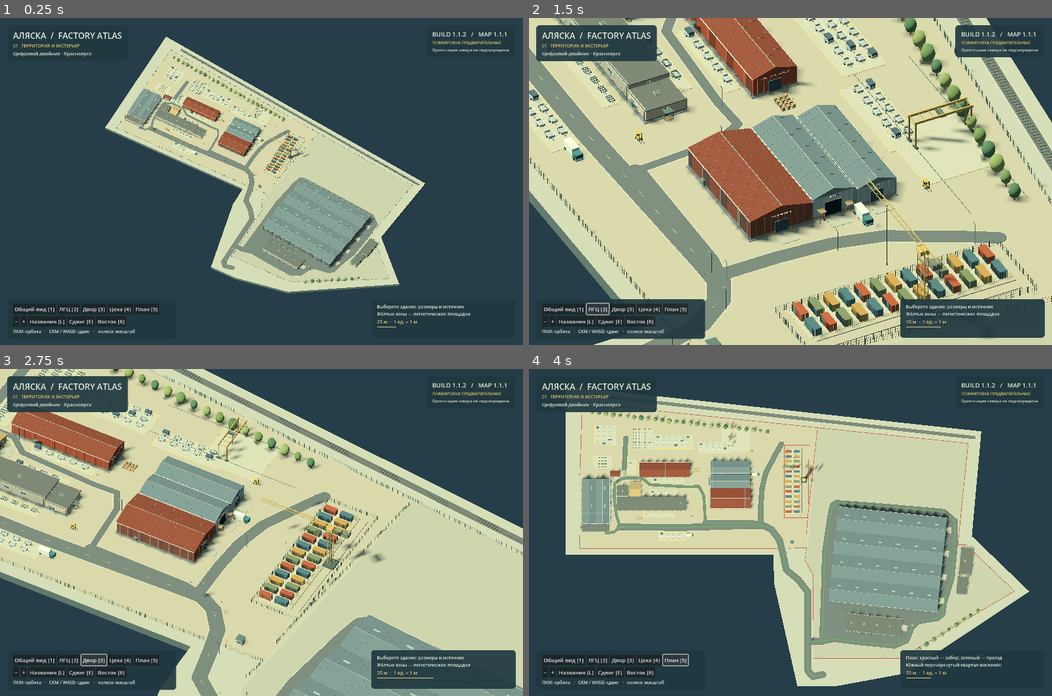
Above: before the commit, frames 1-4 (two rows, left to right).
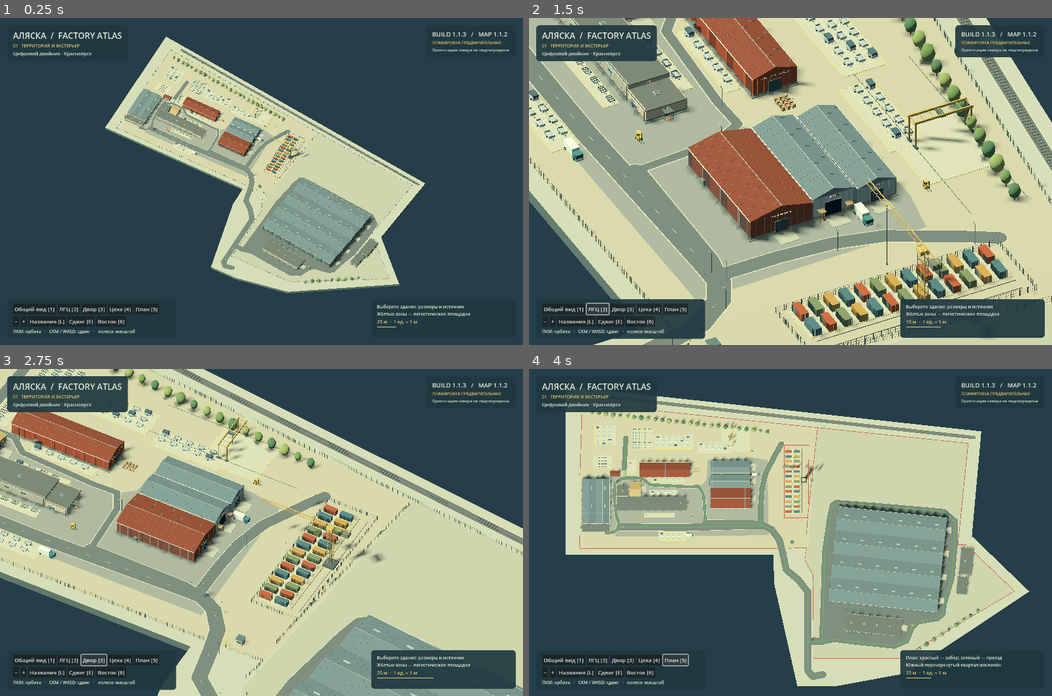
Above: after the commit, the same moments.

Repository: iliafreedive-del/gpt-factory
Game: Godot game, scene res://scenes/main.tscn
Two runs of this game, one before a commit and one after it. Both use one fixed random seed, a clock stepped at 60 frames per second and the inputs below.
Inputs:
- Up to frame 1 (0.25 s): no input
- Up to frame 2 (1.5 s): click "Общий вид [1]" at 0.5 s; click "ЛГЦ [2]" at 1.25 s
- Up to frame 3 (2.75 s): click "Двор [3]" at 2 s
- Up to frame 4 (4 s): click "Цеха [4]" at 2.75 s; click "План [5]" at 3.5 s

The runs differ from the first frame. In frame 1, 1.0% of the frame differs, in the area x 23-97%, y 4-49%; in frame 2, 11%, in the area x 0-97%, y 0-86%; in frame 3, 5.4%; in frame 4, 2.3%.

Commit message:
Compare historic satellite reference and model shared western yard surfacing

Diff:
--- a/data/site.json
+++ b/data/site.json
@@ -1,6 +1,6 @@
 {
-  "build": "1.1.2",
-  "map_version": "1.1.1",
+  "build": "1.1.3",
+  "map_version": "1.1.2",
   "units": "metres",
   "orientation": "Screen-up follows supplied 2GIS / Excel; true north unverified",
   "trace": {
@@ -1365,5 +1365,83 @@
       ]
     ]
   ],
-  "gate_note": "Gate gaps at KPP and eastern-yard entry are estimated from road widths; no fence crosses a traced driveable route."
+  "gate_note": "Gate gaps at KPP and eastern-yard entry are estimated from road widths; no fence crosses a traced driveable route.",
+  "reference_sources": [
+    {
+      "id": "historic_satellite_received_2026_10_27",
+      "type": "historic satellite crop supplied in chat",
+      "capture_date": null,
+      "received_date": "2026-10-27",
+      "georeferenced": false,
+      "scale_bar": false,
+      "use": "Qualitative check of retained roof outlines, annexes and shared yard surfacing; not a source for current inventory or new workshop absence",
+      "binary_archived": false
+    }
+  ],
+  "surfaces": [
+    {
+      "id": "western_shared_hardstanding",
+      "points": [
+        [
+          -111.02,
+          -30.612
+        ],
+        [
+          -78.367,
+          -30.612
+        ],
+        [
+          -70.612,
+          -29.796
+        ],
+        [
+          -51.429,
+          -28.98
+        ],
+        [
+          -44.082,
+          -22.857
+        ],
+        [
+          6.122,
+          -21.224
+        ],
+        [
+          12.245,
+          -26.531
+        ],
+        [
+          13.878,
+          -47.347
+        ],
+        [
+          57.143,
+          -49.796
+        ],
+        [
+          73.061,
+          -46.939
+        ],
+        [
+          74.286,
+          27.755
+        ],
+        [
+          -77.551,
+          28.98
+        ],
+        [
+          -79.592,
+          24.49
+        ],
+        [
+          -111.02,
+          24.49
+        ]
+      ],
+      "color": "#9da49b",
+      "source": "historic_satellite_received_2026_10_27; broad shared grey yard visible around assembly buildings. Polygon is proportionally placed on current annotated map, not traced from a georeferenced image.",
+      "confidence": "ОЦЕНКА · тип покрытия и современные границы не подтверждены"
+    }
+  ]
 }
--- a/docs/evidence/web-artifacts.json
+++ b/docs/evidence/web-artifacts.json
@@ -1,7 +1,7 @@
 {
   "index.html": {
     "bytes": 5417,
-    "sha256": "978c615dda4c55b0616d8b0db8905a54034ac83ae82b36988800c2c124acbacf"
+    "sha256": "8073df9963c02d75c2abb2ea7dea9307dd7184a1459c55ee177bdf61bdc2753d"
   },
   "index.js": {
     "bytes": 317142,
@@ -12,7 +12,7 @@
     "sha256": "e4a43dbae28662b2a68f6136857a94db6695430901515800b9883f6327cb7116"
   },
   "index.pck": {
-    "bytes": 68080,
-    "sha256": "b94cb148c0b6d89b452852fea7c54d4d94fd3109935539436670b4e9bb9c905e"
+    "bytes": 69920,
+    "sha256": "640284addaa2764f8c9707e906478f5dd2734e19df30e1b65ce1b8fe68b8fd0a"
   }
 }
--- a/scripts/main.gd
+++ b/scripts/main.gd
@@ -68,6 +68,8 @@
 func _grounds() -> void:
     kit.board(_points(site.presentation_outline),3.8,"#b9bdac","#617573")
     for parcel in site.parcels: kit.polygon(_points(parcel.points),0.025,parcel.color)
+    for surface in site.get("surfaces",[]):
+        kit.polygon(_points(surface.points),0.045,surface.color)
     # The presentation board is cut away at the excluded southern neighbours;
     # the exclusion polygon is data for checks only, never a rendered quarter.
     for r in site.roads:
--- a/scripts/world/industrial_kit.gd
+++ b/scripts/world/industrial_kit.gd
@@ -14,7 +14,7 @@
         m.albedo_color = Color(hex)
         m.roughness = 0.87
         m.texture_filter = BaseMaterial3D.TEXTURE_FILTER_LINEAR_WITH_MIPMAPS_ANISOTROPIC
-        if hex in ["#737f7c", "#c8c2a4", "#b9b9a4", "#c7c8b2"]:
+        if hex in ["#737f7c", "#c8c2a4", "#b9b9a4", "#c7c8b2", "#9da49b"]:
             var image := Image.create(64,64,false,Image.FORMAT_RGB8)
             var rng := RandomNumberGenerator.new()
             rng.seed = 1205
Binary file changed: docs/evidence/compact.png
Binary file changed: docs/evidence/eastern-workshop.png
Binary file changed: docs/evidence/full-site.png
Binary file changed: docs/evidence/labels.png
Binary file changed: docs/evidence/lgc-construction.png
Binary file changed: docs/evidence/loading-yard.png
Binary file changed: docs/evidence/site-plan.png
Binary file changed: docs/evidence/workshops.png
Not shown, changed: README.md
Not shown, changed: docs/ACCEPTANCE.md
Not shown, changed: docs/MEASUREMENTS.md
Not shown, changed: docs/SOURCE_REVIEW.md
(and 2 more such lines)
